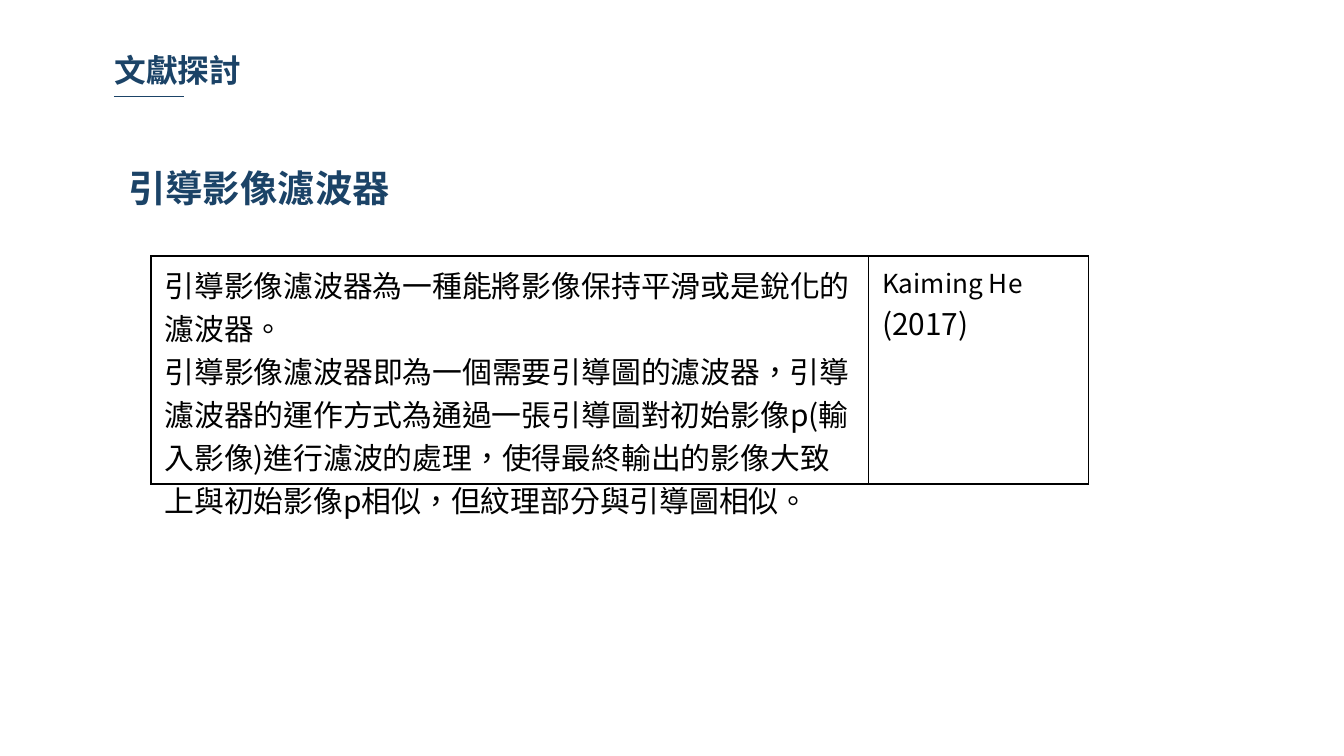
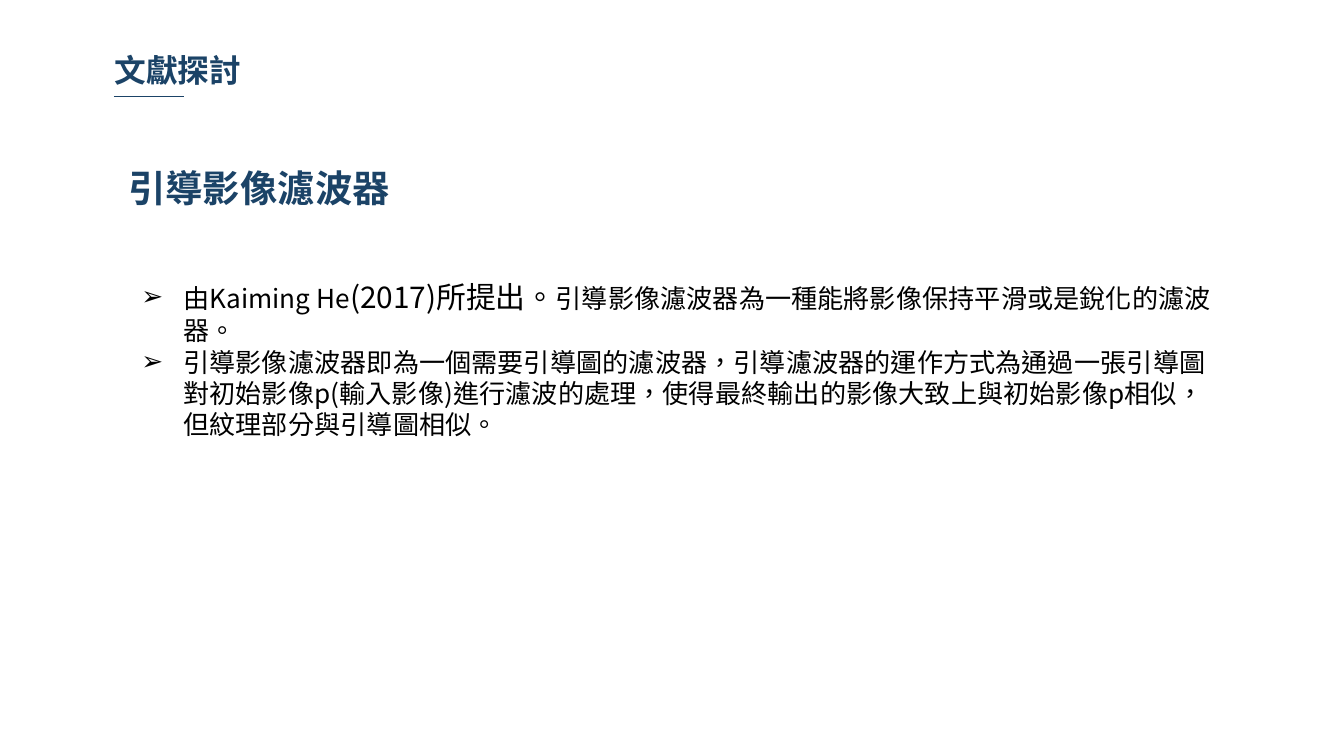
Before and after one commit to 10994015/paper, a slide deck: slide 28 of 論文/論文寫作期末報告.pptx. Drawn at 1344x756 pixels with LibreOffice and Linux fonts; fonts in the diff are those of the drawing; background and template pictures are left out. Boxes give left, top, right and bottom in pixels: in the first picture for what was removed or moved away, otherwise in the second. Text is boxed around its words. In the diff, an @@ line names an element or a change of style, - is before the commit and + after.

```diff
--- a/論文/論文寫作期末報告.pptx
+++ b/論文/論文寫作期末報告.pptx
@@ table removed at <box>151,255,1089,523</box>, 1 rows, 2 columns @@
-引導影像濾波器為一種能將影像保持平滑或是銳化的濾波器。 / 引導影像濾波器即為一個需要引導圖的濾波器，引導濾波器的運作方式為通過一張引導圖對初始影像p(輸入影像)進行濾波的處理，使得最終輸出的影像大致上與初始影像p相似，但紋理部分與引導圖相似。 | Kaiming He / (2017)
@@ text added at <box>183,283,1211,436</box>, 14 pt, text #000000 @@
+➢ 由Kaiming He(2017)所提出。引導影像濾波器為一種能將影像保持平滑或是銳化的濾波器。
+➢ 引導影像濾波器即為一個需要引導圖的濾波器，引導濾波器的運作方式為通過一張引導圖對初始影像p(輸入影像)進行濾波的處理，使得最終輸出的影像大致上與初始影像p相似，但紋理部分與引導圖相似。
```
Also in this commit, not shown: 7 other slides changed.
